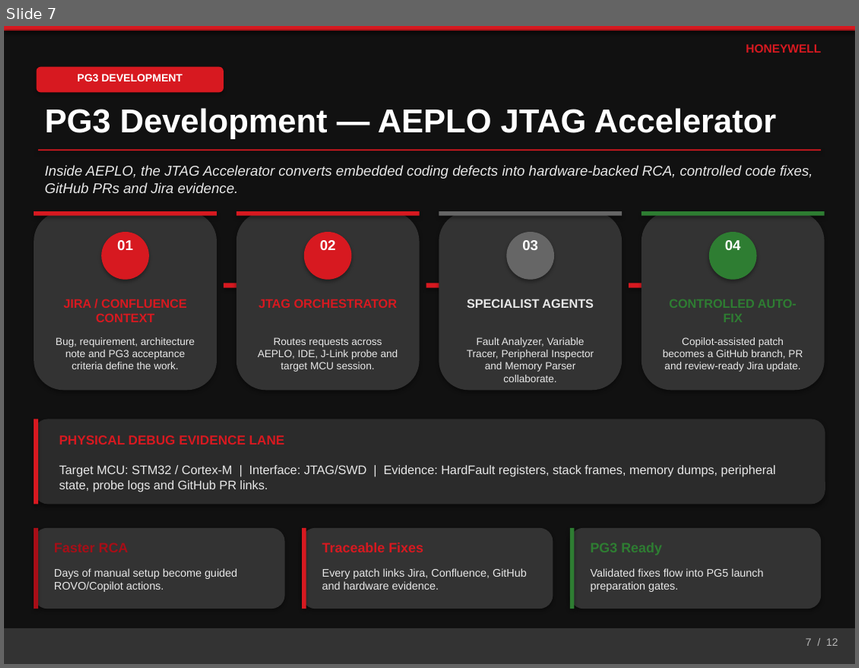
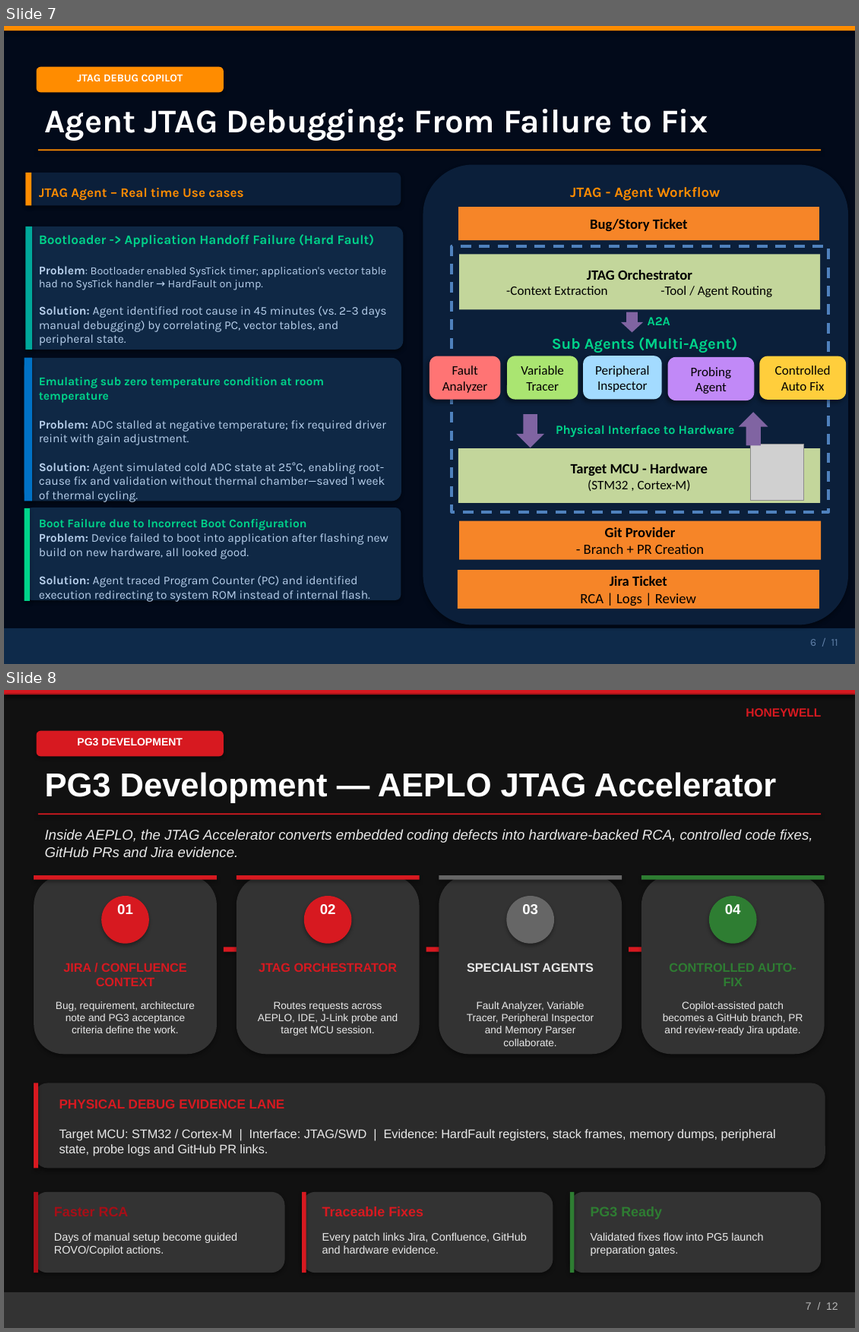
Before and after one commit to shyamnexus/HON_PPT, a slide deck: AI-Driven Embedded Product Lifecycle OrchestratorV5.pptx. Shown one above the other, each under a label of ours: slide 7 before the commit, slides 7 and 8 after it. The pictures are 859x668 and 859x1332 pixels, drawn with LibreOffice and Linux fonts; fonts in the diff are those of the drawing; grey boxes stand for pictures. Boxes give left, top, right and bottom in pixels: in the first picture for what was removed or moved away, otherwise in the second. Text is boxed around its words. In the diff, an @@ line names an element or a change of style, - is before the commit and + after.

```diff
--- a/AI-Driven Embedded Product Lifecycle OrchestratorV5.pptx
+++ b/AI-Driven Embedded Product Lifecycle OrchestratorV5.pptx
@@ slide 7 added at box(4, 26, 855, 664), background #FFFFFF @@
@@ rectangle added at box(4, 26, 855, 633), fill #020A1A @@
@@ rectangle added at box(4, 26, 855, 31), fill #FF8C00 @@
@@ rounded rectangle added at box(37, 67, 224, 92), fill #FF8C00 @@
@@ text added at box(77, 74, 183, 82), 9 pt, text #FFFFFF, bold @@
+JTAG DEBUG COPILOT
@@ text added at box(45, 109, 708, 141), 28 pt, text #FFFFFF, bold @@
+Agent JTAG Debugging: From Failure to Fix
@@ rectangle added at box(38, 149, 821, 151), fill #FF8C00 @@
@@ rounded rectangle added at box(25, 173, 401, 205), fill #0B1F3A @@
@@ rectangle added at box(25, 173, 31, 205), fill #FF8C00 @@
@@ rounded rectangle added at box(423, 165, 848, 625), fill #0B1F3A @@
@@ text added at box(39, 188, 389, 602), 10 pt, text #B8D0EC @@
+JTAG Agent – Real time Use cases
+Bootloader -> Application Handoff Failure (Hard Fault)
+Problem: Bootloader enabled SysTick timer; application's vector table had no SysTick handler → HardFault on jump.
+Solution: Agent identified root cause in 45 minutes (vs. 2–3 days manual debugging) by correlating PC, vector tables, and peripheral state.
+Emulating sub zero temperature condition at room temperature
+Problem: ADC stalled at negative temperature; fix required driver reinit with gain adjustment.
+Solution: Agent simulated cold ADC state at 25°C, enabling root-cause fix and validation without thermal chamber—saved 1 week of thermal cycling.
+Boot Failure due to Incorrect Boot Configuration
+Problem: Device failed to boot into application after flashing new build on new hardware, all looked good.
+Solution: Agent traced Program Counter (PC) and identified execution redirecting to system ROM instead of internal flash.
@@ rounded rectangle added at box(25, 227, 403, 351), fill #0F2845 @@
@@ rectangle added at box(25, 227, 32, 351), fill #00A89A @@
@@ group added at box(430, 187, 847, 609): 6 rectangles, 5 rounded rectangles, 4 texts, 3 down arrows, 1 picture @@
+JTAG - Agent Workflow
+Bug/Story Ticket
+JTAG Orchestrator
+-Context Extraction -Tool / Agent Routing
+Target MCU - Hardware
+(STM32 , Cortex-M)
+Git Provider
+- Branch + PR Creation
+Jira Ticket
+RCA | Logs | Review
+Sub Agents (Multi-Agent)
+Fault Analyzer
+Variable Tracer
+Peripheral Inspector
+Probing
+Agent
+Controlled Auto Fix
+Physical Interface to Hardware
+A2A
@@ rounded rectangle added at box(24, 358, 401, 501), fill #0F2845 @@
@@ rectangle added at box(25, 358, 32, 501), fill #0072C6 @@
@@ rectangle added at box(25, 509, 31, 601), fill #00D48A @@
@@ rounded rectangle added at box(26, 508, 401, 601), fill #0F2845 @@
@@ rectangle added at box(4, 629, 855, 664), fill #0E2A4A @@
@@ text added at box(810, 639, 838, 646), 9 pt, text #6080A8 @@
+6 / 11
@@ what was slide 7 is now slide 8 @@
```
Also in this commit, not shown: 2 slides changed.
